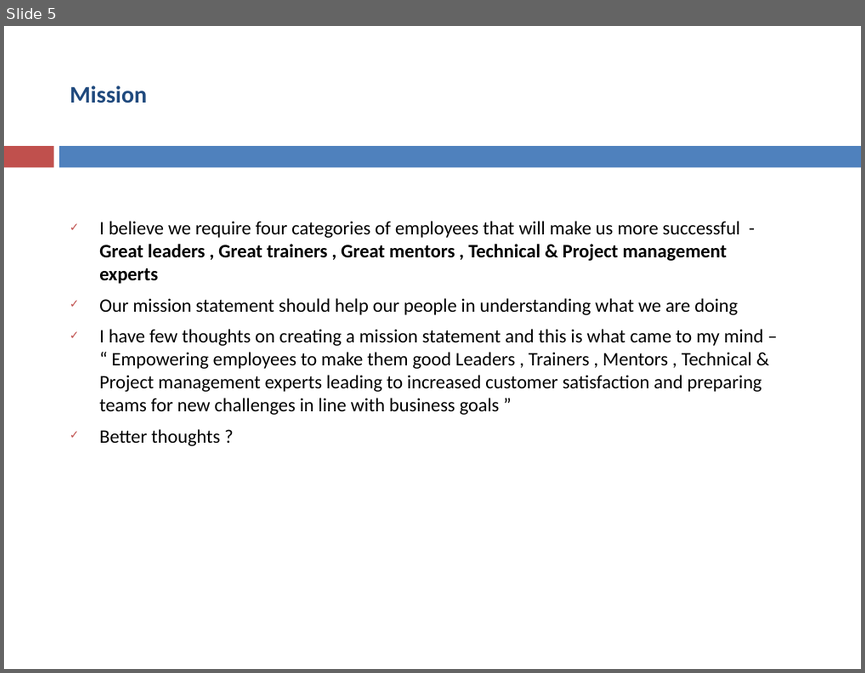
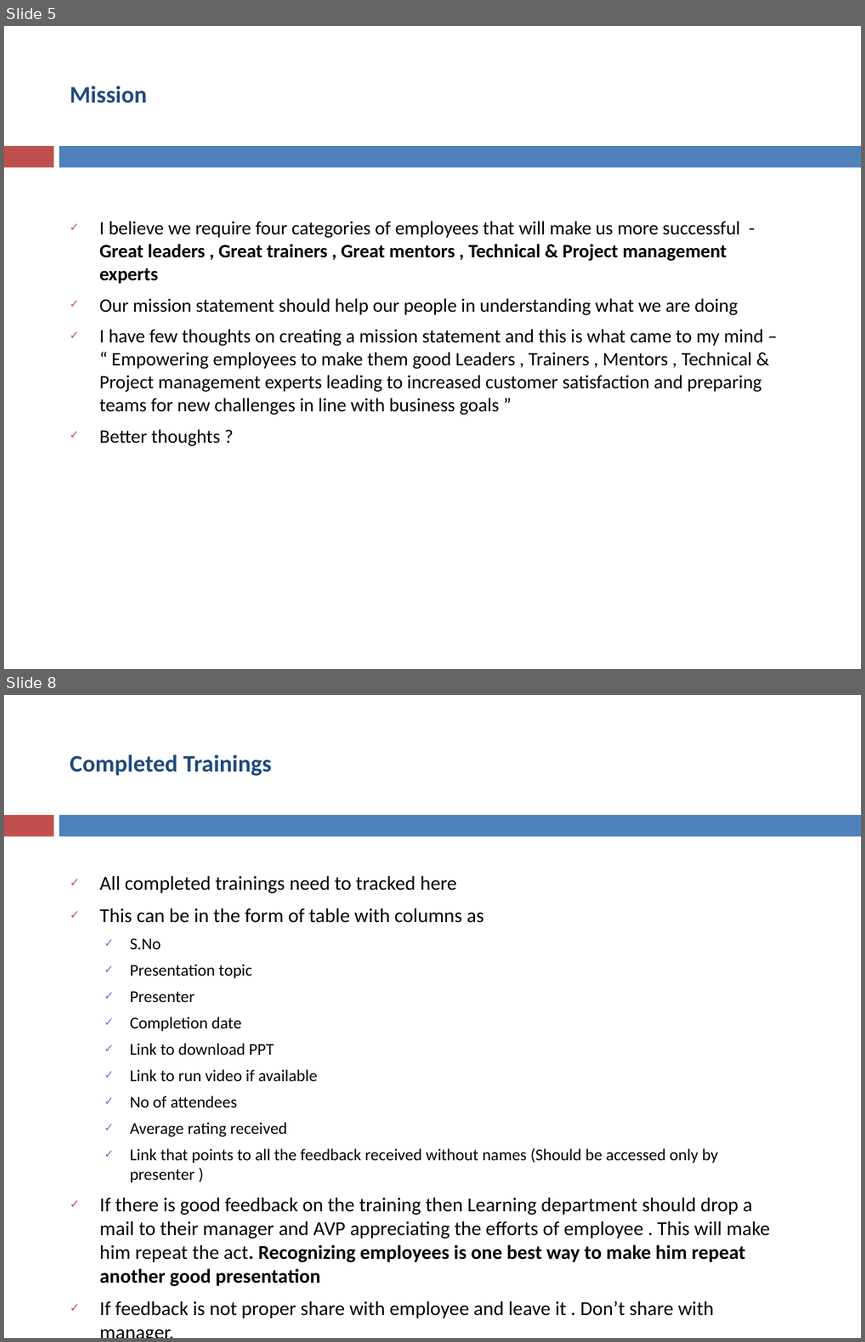
Before and after one commit to asakala/notes, a slide deck: Prokarma/Customer Satisfaction.pptx. Shown one above the other, each under a label of ours: slide 5 before the commit, slides 5 and 8 after it; the slides between them are not shown. The pictures are 865x673 and 865x1342 pixels, drawn with LibreOffice and Linux fonts; fonts in the diff are those of the drawing. Boxes give left, top, right and bottom in pixels: in the first picture for what was removed or moved away, otherwise in the second. Text is boxed around its words. In the diff, an @@ line names an element or a change of style, - is before the commit and + after.

```diff
--- a/Prokarma/Customer Satisfaction.pptx
+++ b/Prokarma/Customer Satisfaction.pptx
@@ slide 8 added at bbox=[4, 695, 861, 1338], background #FFFFFF; not listed: 2 template elements that a slide beside it also shows @@
@@ title added at bbox=[69, 755, 272, 776], 20 pt, text #1F497D, bold @@
+Completed Trainings
@@ text added at bbox=[100, 876, 770, 1318], 16.6 pt, text #000000 @@
+✓ All completed trainings need to tracked here
+✓ This can be in the form of table with columns as
+  ✓ S.No
+  ✓ Presentation topic
+  ✓ Presenter
+  ✓ Completion date
+  ✓ Link to download PPT
+  ✓ Link to run video if available
+  ✓ No of attendees
+  ✓ Average rating received
+  ✓ Link that points to all the feedback received without names (Should be accessed only by presenter )
+✓ If there is good feedback on the training then Learning department should drop a mail to their manager and AVP appreciating the efforts of employee . This will make him repeat the act. Recognizing employees is one best way to make him repeat another good presentation
+✓ If feedback is not proper share with employee and leave it . Don’t share with manager.
```
Also in this commit, not shown: 4 slides changed, 10 other slides added, 16 slides removed.
